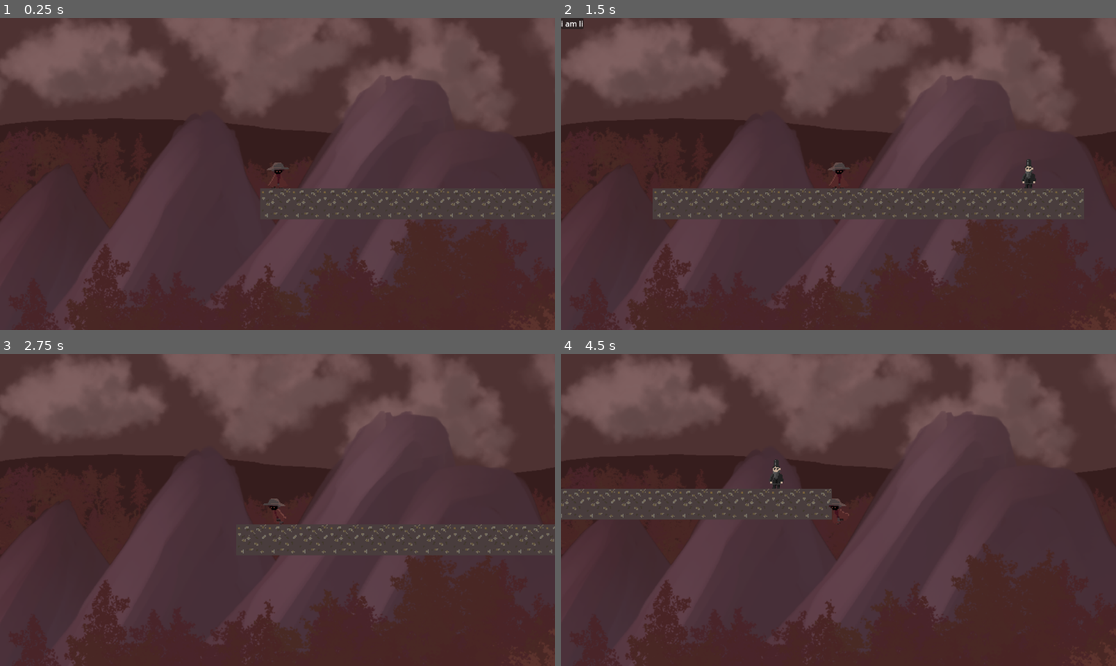
Above: before the commit, frames 1-4 (two rows, left to right).
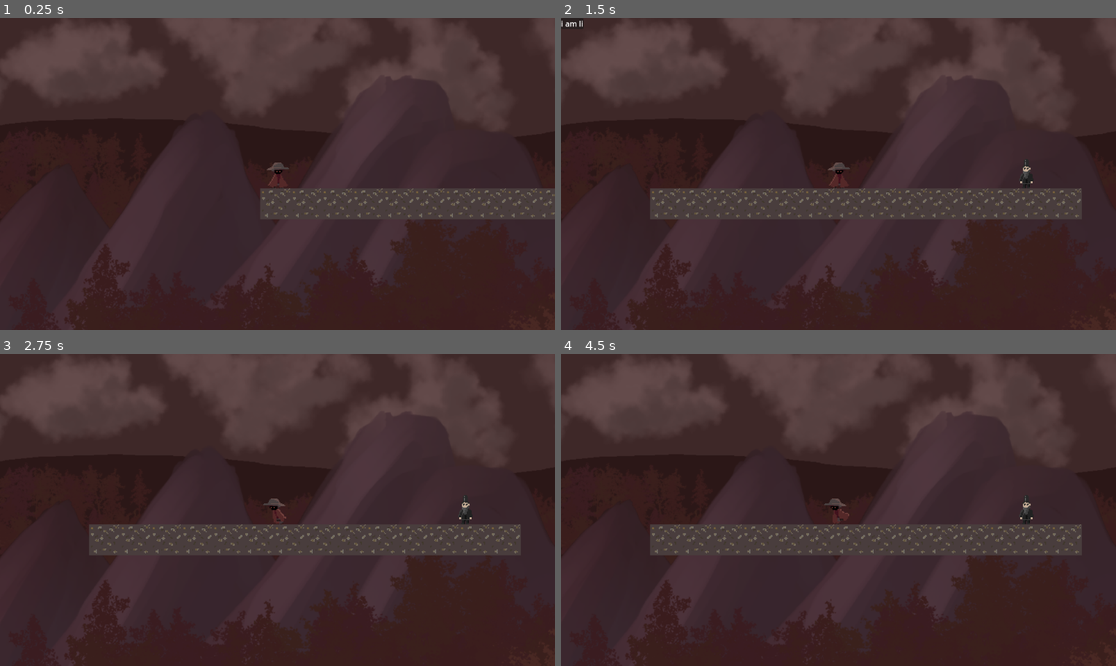
Above: after the commit, the same moments.

Repository: Jupyyter/9layers
Game: Godot game, scene res://tscn/lvls/lvl1.tscn
Same seed, same stepped clock (60 frames per second), same inputs: the game is played once before the commit and once after it.
Inputs:
- Up to frame 1 (0.25 s): no input
- Up to frame 2 (1.5 s): tap Enter (ui_accept) at 0.5, 1.35 s; hold Enter (ui_accept) 0.53-1.28 s; hold Right (ui_right) from 0.53 s (still down)
- Up to frame 3 (2.75 s): tap Enter (ui_accept) at 1.52, 1.82 s; release Right (ui_right) at 2.03 s; hold Left (ui_left) from 2.03 s (still down); hold Enter (ui_accept) from 2.03 s (still down)
- Up to frame 4 (4.5 s): release Left (ui_left) at 2.78 s; release Enter (ui_accept) at 2.78 s; hold Right (ui_right) 2.78-4.28 s; tap Enter (ui_accept) at 2.85, 3.02, 3.32, 4.35 s; hold Enter (ui_accept) 3.53-4.28 s; hold Left (ui_left) from 4.28 s (still down)

The runs differ from the first frame. In frame 1, 3.7% of the frame differs, in the area x 2-100%, y 0-26%; in frame 2, 5.0%; in frame 3, 5.7%; in frame 4, 9.0%, in the area x 0-100%, y 0-65%.

Commit message:
nmiceMoovement
caca

Diff:
--- a/game/code/dante.gd
+++ b/game/code/dante.gd
@@ -1,60 +1,65 @@
 extends CharacterBody2D
 
-const SPEED = 300.0
-const JUMP_VELOCITY = -400.0
+const MAX_SPEED = 300.0
+const JUMP_VELOCITY = 350.0
 
 var current_interactable: RigidBody2D = null
 var in_cutscene: bool = false
+var currentSpeed: float = 0.0
 
 @onready var interaction_area: Area2D = $InteractionArea
 @onready var animation_player: AnimationPlayer = $AnimationPlayer
 @onready var sprite: Sprite2D = $Sprite2D
 
 func _ready() -> void:
-    interaction_area.connect("body_entered", Callable(self, "_on_interaction_area_body_entered"))
-    interaction_area.connect("body_exited", Callable(self, "_on_interaction_area_body_exited"))
+	interaction_area.connect("body_entered", Callable(self, "_on_interaction_area_body_entered"))
+	interaction_area.connect("body_exited", Callable(self, "_on_interaction_area_body_exited"))
 
 func _physics_process(delta: float) -> void:
-    if not is_on_floor():
-        velocity += get_gravity() * delta
+	if not is_on_floor():
+		velocity += get_gravity() * delta
 
-    if not in_cutscene:
-        if Input.is_action_just_pressed("ui_accept") and current_interactable:
-            interact()
+	if not in_cutscene:
+		if Input.is_action_just_pressed("ui_accept") and current_interactable:
+			interact()
 
-        if Input.is_action_pressed("ui_up") and is_on_floor():
-            velocity.y = JUMP_VELOCITY
+		if Input.is_action_pressed("ui_up") and is_on_floor():
+			velocity.y = -JUMP_VELOCITY
 
-        var direction := Input.get_axis("ui_left", "ui_right")
-        if direction:
-            velocity.x = direction * SPEED
-            sprite.flip_h = direction < 0  # Flip sprite based on direction
-            animation_player.play("run")
-        else:
-            velocity.x = move_toward(velocity.x, 0, SPEED)
-            animation_player.play("idle")
-    else:
-        velocity = Vector2.ZERO
-        animation_player.play("idle")
+		var direction := Input.get_axis("ui_left", "ui_right")
+		if direction:
+			if currentSpeed < MAX_SPEED && currentSpeed > -MAX_SPEED:
+				currentSpeed += 10 * direction;
+				velocity.x = currentSpeed
 
-    move_and_slide()
+			sprite.flip_h = direction < 0  # Flip sprite based on direction
+			animation_player.play("run")
+		else:
+			velocity.x = move_toward(velocity.x, 0, MAX_SPEED)
+			currentSpeed = 0
+			animation_player.play("idle")
+	else:
+		velocity = Vector2.ZERO
+		animation_player.play("idle")
+
+	move_and_slide()
 
 func _on_interaction_area_body_entered(body: Node2D) -> void:
-    if body is RigidBody2D and body.has_method("get_text"):
-        current_interactable = body
+	if body is RigidBody2D and body.has_method("get_text"):
+		current_interactable = body
 
 func _on_interaction_area_body_exited(body: Node2D) -> void:
-    if body == current_interactable:
-        current_interactable = null
+	if body == current_interactable:
+		current_interactable = null
 
 func interact() -> void:
-    if current_interactable:
-        var text = current_interactable.get_text()
-        var textbox = get_node("../textBox")
-        if textbox:
-            textbox.show_text(text)
+	if current_interactable:
+		var text = current_interactable.get_text()
+		var textbox = get_node("../textBox")
+		if textbox:
+			textbox.show_text(text)
 
 func set_cutscene_state(state: bool) -> void:
-    in_cutscene = state
-    if in_cutscene:
-        animation_player.play("idle")
+	in_cutscene = state
+	if in_cutscene:
+		animation_player.play("idle")
--- a/game/tscn/lvls/lvl1.tscn
+++ b/game/tscn/lvls/lvl1.tscn
@@ -137,6 +137,10 @@
 [node name="Camera2D" type="Camera2D" parent="dante"]
 position = Vector2(0, 1)
 zoom = Vector2(2, 2)
+drag_left_margin = 0.1
+drag_top_margin = 0.1
+drag_right_margin = 0.1
+drag_bottom_margin = 0.1
 
 [node name="RedSky" type="Sprite2D" parent="dante"]
 z_index = -1
--- a/game/tscn/others/dante.tscn
+++ b/game/tscn/others/dante.tscn
@@ -8,6 +8,135 @@
 
 [sub_resource type="RectangleShape2D" id="RectangleShape2D_2kxpi"]
 size = Vector2(20, 24)
+
+[sub_resource type="Animation" id="Animation_pi2de"]
+length = 0.001
+tracks/0/type = "value"
+tracks/0/imported = false
+tracks/0/enabled = true
+tracks/0/path = NodePath("Sprite2D:texture")
+tracks/0/interp = 1
+tracks/0/loop_wrap = true
+tracks/0/keys = {
+"times": PackedFloat32Array(0),
+"transitions": PackedFloat32Array(1),
+"update": 1,
+"values": [ExtResource("2_ypmme")]
+}
+tracks/1/type = "value"
+tracks/1/imported = false
+tracks/1/enabled = true
+tracks/1/path = NodePath("Sprite2D:hframes")
+tracks/1/interp = 1
+tracks/1/loop_wrap = true
+tracks/1/keys = {
+"times": PackedFloat32Array(0),
+"transitions": PackedFloat32Array(1),
+"update": 1,
+"values": [10]
+}
+tracks/2/type = "value"
+tracks/2/imported = false
+tracks/2/enabled = true
+tracks/2/path = NodePath("Sprite2D:vframes")
+tracks/2/interp = 1
+tracks/2/loop_wrap = true
+tracks/2/keys = {
+"times": PackedFloat32Array(0),
+"transitions": PackedFloat32Array(1),
+"update": 1,
+"values": [10]
+}
+tracks/3/type = "value"
+tracks/3/imported = false
+tracks/3/enabled = true
+tracks/3/path = NodePath("Sprite2D:frame")
+tracks/3/interp = 1
+tracks/3/loop_wrap = true
+tracks/3/keys = {
+"times": PackedFloat32Array(0),
+"transitions": PackedFloat32Array(1),
+"update": 1,
+"values": [0]
+}
+tracks/4/type = "value"
+tracks/4/imported = false
+tracks/4/enabled = true
+tracks/4/path = NodePath("Sprite2D:frame_coords")
+tracks/4/interp = 1
+tracks/4/loop_wrap = true
+tracks/4/keys = {
+"times": PackedFloat32Array(0),
+"transitions": PackedFloat32Array(1),
+"update": 1,
+"values": [Vector2i(0, 1)]
+}
+
+[sub_resource type="Animation" id="Animation_dw80p"]
+resource_name = "idle"
+length = 0.6
+loop_mode = 1
+step = 0.1
+tracks/0/type = "value"
+tracks/0/imported = false
+tracks/0/enabled = true
+tracks/0/path = NodePath("Sprite2D:texture")
+tracks/0/interp = 1
+tracks/0/loop_wrap = true
+tracks/0/keys = {
+"times": PackedFloat32Array(0),
+"transitions": PackedFloat32Array(1),
+"update": 1,
+"values": [ExtResource("2_ypmme")]
+}
+tracks/1/type = "value"
+tracks/1/imported = false
+tracks/1/enabled = true
+tracks/1/path = NodePath("Sprite2D:hframes")
+tracks/1/interp = 1
+tracks/1/loop_wrap = true
+tracks/1/keys = {
+"times": PackedFloat32Array(0),
+"transitions": PackedFloat32Array(1),
+"update": 1,
+"values": [10]
+}
+tracks/2/type = "value"
+tracks/2/imported = false
+tracks/2/enabled = true
+tracks/2/path = NodePath("Sprite2D:vframes")
+tracks/2/interp = 1
+tracks/2/loop_wrap = true
+tracks/2/keys = {
+"times": PackedFloat32Array(0),
+"transitions": PackedFloat32Array(1),
+"update": 1,
+"values": [10]
+}
+tracks/3/type = "value"
+tracks/3/imported = false
+tracks/3/enabled = true
+tracks/3/path = NodePath("Sprite2D:frame")
+tracks/3/interp = 1
+tracks/3/loop_wrap = true
+tracks/3/keys = {
+"times": PackedFloat32Array(),
+"transitions": PackedFloat32Array(),
+"update": 1,
+"values": []
+}
+tracks/4/type = "value"
+tracks/4/imported = false
+tracks/4/enabled = true
+tracks/4/path = NodePath("Sprite2D:frame_coords")
+tracks/4/interp = 1
+tracks/4/loop_wrap = true
+tracks/4/keys = {
+"times": PackedFloat32Array(0),
+"transitions": PackedFloat32Array(1),
+"update": 1,
+"values": [Vector2i(0, 1)]
+}
 
 [sub_resource type="Animation" id="Animation_es755"]
 resource_name = "run"
@@ -63,135 +192,6 @@
 "values": [0, 1, 2, 3, 4, 5]
 }
 
-[sub_resource type="Animation" id="Animation_pi2de"]
-length = 0.001
-tracks/0/type = "value"
-tracks/0/imported = false
-tracks/0/enabled = true
-tracks/0/path = NodePath("Sprite2D:texture")
-tracks/0/interp = 1
-tracks/0/loop_wrap = true
-tracks/0/keys = {
-"times": PackedFloat32Array(0),
-"transitions": PackedFloat32Array(1),
-"update": 1,
-"values": [ExtResource("2_ypmme")]
-}
-tracks/1/type = "value"
-tracks/1/imported = false
-tracks/1/enabled = true
-tracks/1/path = NodePath("Sprite2D:hframes")
-tracks/1/interp = 1
-tracks/1/loop_wrap = true
-tracks/1/keys = {
-"times": PackedFloat32Array(0),
-"transitions": PackedFloat32Array(1),
-"update": 1,
-"values": [10]
-}
-tracks/2/type = "value"
-tracks/2/imported = false
-tracks/2/enabled = true
-tracks/2/path = NodePath("Sprite2D:vframes")
-tracks/2/interp = 1
-tracks/2/loop_wrap = true
-tracks/2/keys = {
-"times": PackedFloat32Array(0),
-"transitions": PackedFloat32Array(1),
-"update": 1,
-"values": [10]
-}
-tracks/3/type = "value"
-tracks/3/imported = false
-tracks/3/enabled = true
-tracks/3/path = NodePath("Sprite2D:frame")
-tracks/3/interp = 1
-tracks/3/loop_wrap = true
-tracks/3/keys = {
-"times": PackedFloat32Array(0),
-"transitions": PackedFloat32Array(1),
-"update": 1,
-"values": [0]
-}
-tracks/4/type = "value"
-tracks/4/imported = false
-tracks/4/enabled = true
-tracks/4/path = NodePath("Sprite2D:frame_coords")
-tracks/4/interp = 1
-tracks/4/loop_wrap = true
-tracks/4/keys = {
-"times": PackedFloat32Array(0),
-"transitions": PackedFloat32Array(1),
-"update": 1,
-"values": [Vector2i(0, 1)]
-}
-
-[sub_resource type="Animation" id="Animation_dw80p"]
-resource_name = "idle"
-length = 0.6
-loop_mode = 1
-step = 0.1
-tracks/0/type = "value"
-tracks/0/imported = false
-tracks/0/enabled = true
-tracks/0/path = NodePath("Sprite2D:texture")
-tracks/0/interp = 1
-tracks/0/loop_wrap = true
-tracks/0/keys = {
-"times": PackedFloat32Array(0),
-"transitions": PackedFloat32Array(1),
-"update": 1,
-"values": [ExtResource("2_ypmme")]
-}
-tracks/1/type = "value"
-tracks/1/imported = false
-tracks/1/enabled = true
-tracks/1/path = NodePath("Sprite2D:hframes")
-tracks/1/interp = 1
-tracks/1/loop_wrap = true
-tracks/1/keys = {
-"times": PackedFloat32Array(0),
-"transitions": PackedFloat32Array(1),
-"update": 1,
-"values": [10]
-}
-tracks/2/type = "value"
-tracks/2/imported = false
-tracks/2/enabled = true
-tracks/2/path = NodePath("Sprite2D:vframes")
-tracks/2/interp = 1
-tracks/2/loop_wrap = true
-tracks/2/keys = {
-"times": PackedFloat32Array(0),
-"transitions": PackedFloat32Array(1),
-"update": 1,
-"values": [10]
-}
-tracks/3/type = "value"
-tracks/3/imported = false
-tracks/3/enabled = true
-tracks/3/path = NodePath("Sprite2D:frame")
-tracks/3/interp = 1
-tracks/3/loop_wrap = true
-tracks/3/keys = {
-"times": PackedFloat32Array(),
-"transitions": PackedFloat32Array(),
-"update": 1,
-"values": []
-}
-tracks/4/type = "value"
-tracks/4/imported = false
-tracks/4/enabled = true
-tracks/4/path = NodePath("Sprite2D:frame_coords")
-tracks/4/interp = 1
-tracks/4/loop_wrap = true
-tracks/4/keys = {
-"times": PackedFloat32Array(0),
-"transitions": PackedFloat32Array(1),
-"update": 1,
-"values": [Vector2i(0, 1)]
-}
-
 [sub_resource type="AnimationLibrary" id="AnimationLibrary_hebax"]
 _data = {
 "RESET": SubResource("Animation_pi2de"),
Binary file changed: game/imgs/Levels/Background/redSky.png
